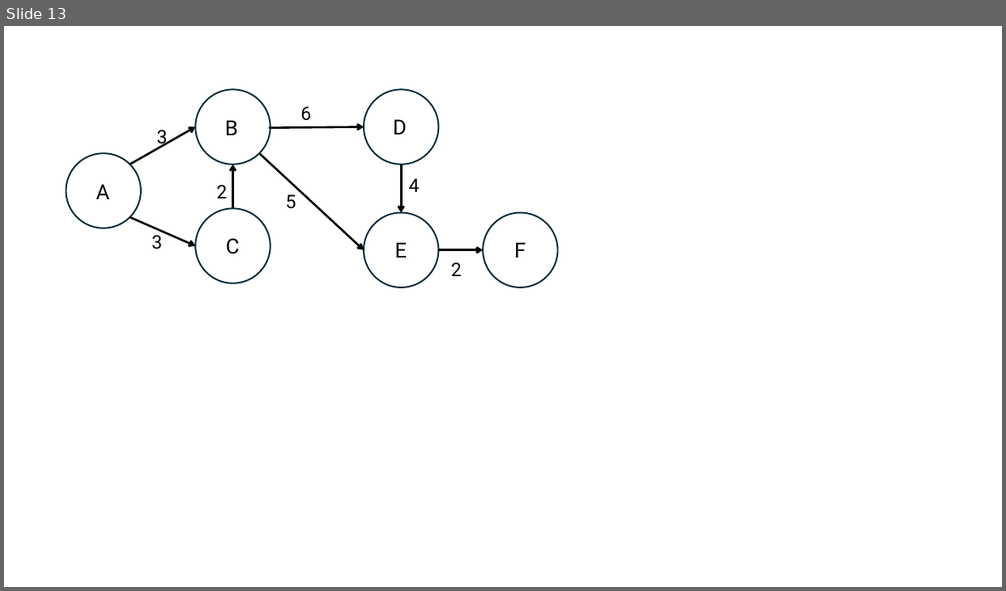
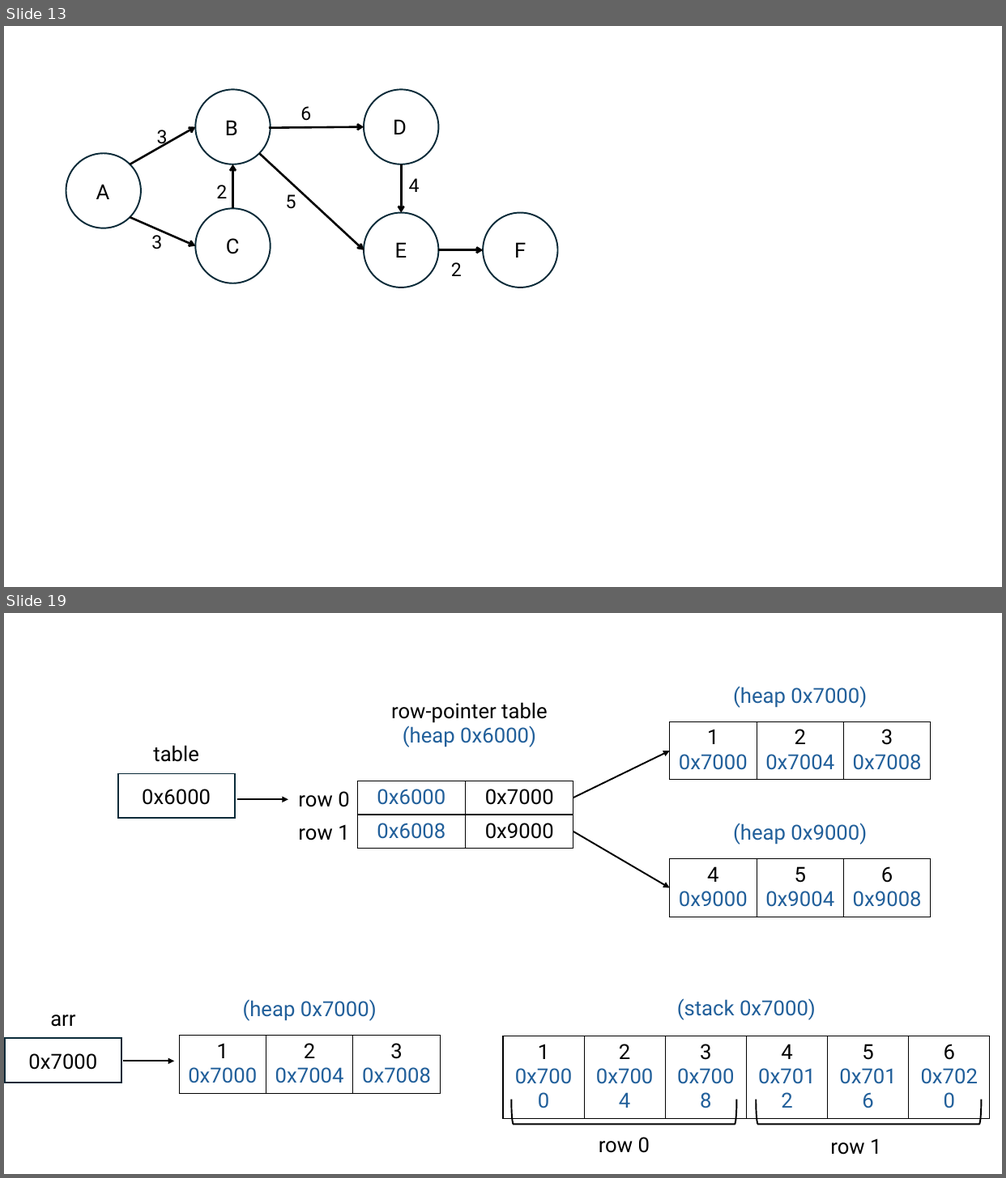
Before and after one commit to lzhang404/lzhang404.github.io, a slide deck: _static/images/concurrency/Presentation1.pptx. Shown one above the other, each under a label of ours: slide 13 before the commit, slides 13 and 19 after it; the slides between them are not shown. The pictures are 1006x591 and 1006x1178 pixels, drawn with LibreOffice and Linux fonts; fonts in the diff are those of the drawing. Boxes give left, top, right and bottom in pixels: in the first picture for what was removed or moved away, otherwise in the second. Text is boxed around its words. In the diff, an @@ line names an element or a change of style, - is before the commit and + after.

```diff
--- a/_static/images/concurrency/Presentation1.pptx
+++ b/_static/images/concurrency/Presentation1.pptx
@@ slide 19 added at bbox=[4, 613, 1002, 1174], background #FFFFFF @@
@@ text added at bbox=[391, 702, 548, 747], 20 pt, text #000000 @@
+row-pointer table
+(heap 0x6000)
@@ text added at bbox=[733, 686, 867, 708], 20 pt, text #215F9A @@
+(heap 0x7000)
@@ table added at bbox=[670, 722, 930, 779], 1 rows, 3 columns @@
+1 / 0x7000 | 2 / 0x7004 | 3 / 0x7008
@@ text added at bbox=[153, 745, 199, 762], 20 pt, text #000000 @@
+table
@@ arrow added from (573, 798) to (670, 751), #000000 1.5 pt @@
@@ rectangle added at bbox=[117, 774, 235, 818], outline #092A39 1.5 pt, 20 pt, text #000000 @@
+0x6000
@@ table added at bbox=[357, 781, 573, 815], 1 rows, 2 columns @@
+0x6000 | 0x7000
@@ arrow added from (237, 799) to (288, 799), #000000 1.5 pt @@
@@ text added at bbox=[298, 791, 349, 807], 20 pt, text #000000 @@
+row 0
@@ text added at bbox=[298, 825, 349, 841], 20 pt, text #000000 @@
+row 1
@@ table added at bbox=[357, 815, 573, 848], 1 rows, 2 columns @@
+0x6008 | 0x9000
@@ text added at bbox=[733, 823, 867, 845], 20 pt, text #215F9A @@
+(heap 0x9000)
@@ arrow added from (573, 832) to (670, 888), #000000 1.5 pt @@
@@ table added at bbox=[670, 859, 930, 917], 1 rows, 3 columns @@
+4 / 0x9000 | 5 / 0x9004 | 6 / 0x9008
@@ text added at bbox=[243, 999, 377, 1021], 20 pt, text #215F9A @@
+(heap 0x7000)
@@ text added at bbox=[677, 999, 816, 1020], 20 pt, text #215F9A @@
+(stack 0x7000)
@@ text added at bbox=[50, 1015, 75, 1027], 20 pt, text #000000 @@
+arr
@@ rectangle added at bbox=[5, 1039, 121, 1083], outline #092A39 1.5 pt, 20 pt, text #000000 @@
+0x7000
@@ table added at bbox=[179, 1036, 440, 1093], 1 rows, 3 columns @@
+1 / 0x7000 | 2 / 0x7004 | 3 / 0x7008
@@ table added at bbox=[503, 1037, 988, 1112], 1 rows, 6 columns @@
+1 / 0x7000 | 2 / 0x7004 | 3 / 0x7008 | 4 / 0x7012 | 5 / 0x7016 | 6 / 0x7020
@@ arrow added from (124, 1062) to (174, 1062), #000000 1.5 pt @@
@@ left bracket added at bbox=[512, 1100, 737, 1124], outline #000000 1.5 pt @@
@@ left bracket added at bbox=[756, 1100, 982, 1124], outline #000000 1.5 pt @@
@@ text added at bbox=[599, 1137, 650, 1153], 20 pt, text #000000 @@
+row 0
@@ text added at bbox=[830, 1139, 881, 1155], 20 pt, text #000000 @@
+row 1
```
Also in this commit, not shown: 6 other slides added, 58 other files.
